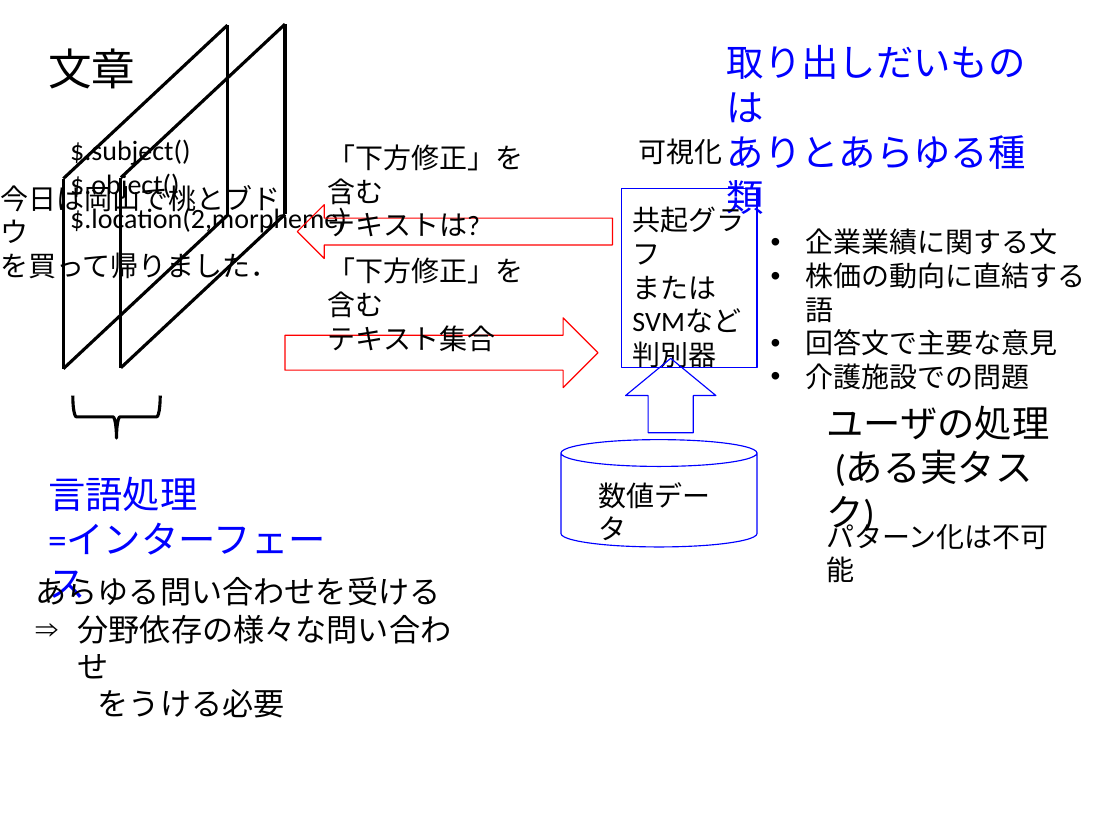
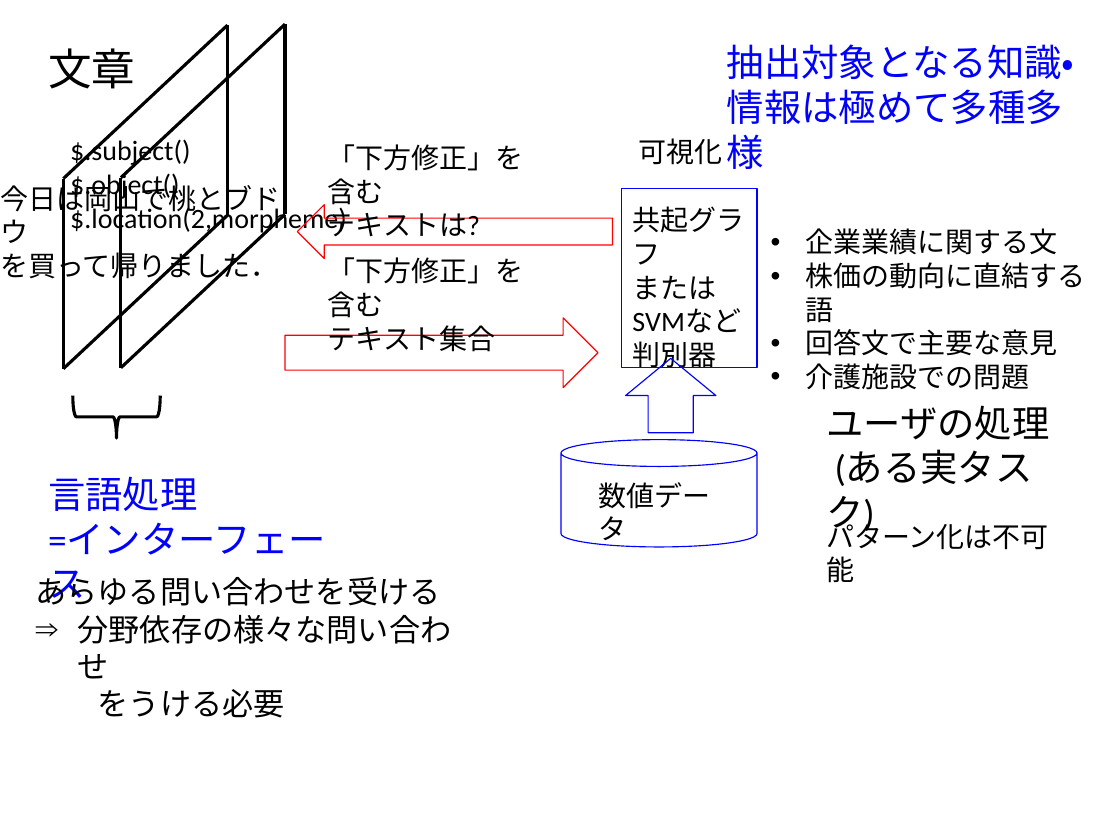
Before and after one commit to koichi609/ws2016, a slide deck: slide 3 of fig/figure.pptx. Drawn at 1120x840 pixels with LibreOffice and Linux fonts; fonts in the diff are those of the drawing. Boxes give left, top, right and bottom in pixels: in the first picture for what was removed or moved away, otherwise in the second. Text is boxed around its words. In the diff, an @@ line names an element or a change of style, - is before the commit and + after.

```diff
--- a/fig/figure.pptx
+++ b/fig/figure.pptx
@@ text at (727, 44, 1075, 124): text changed @@
-取り出しだいものは
-ありとあらゆる種類
+抽出対象となる知識・
+情報は極めて多種多様
```
Also in this commit, not shown: 1 other file.
